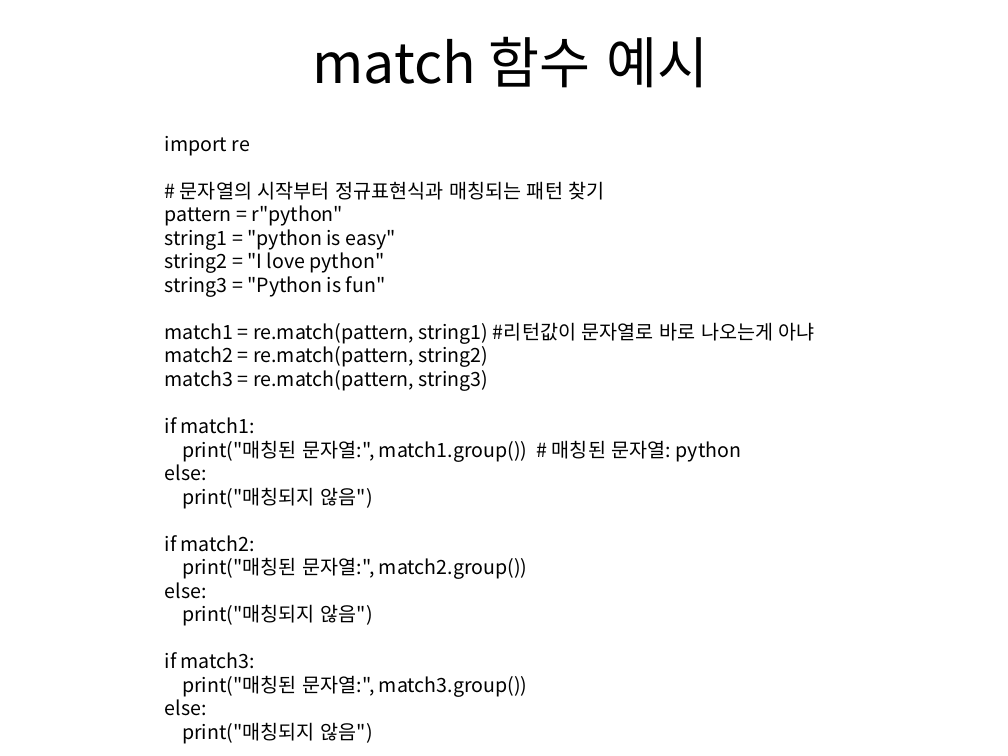
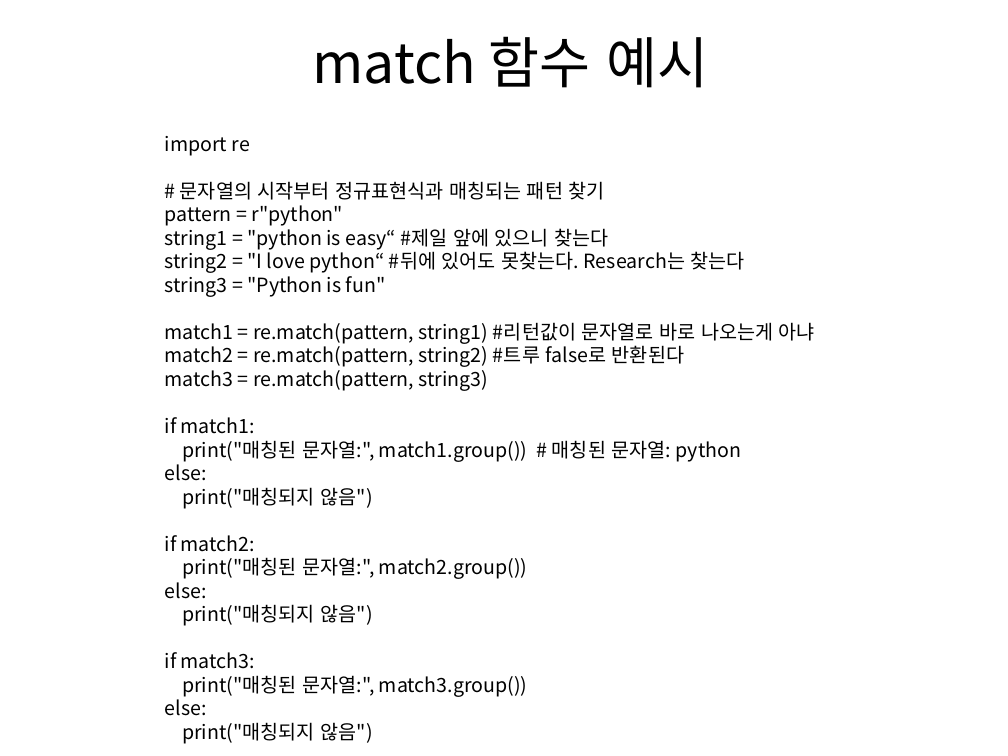
Before and after one commit to MyStraw/python, a slide deck: slide 13 of 파이썬 8.pptx. Drawn at 1008x756 pixels with LibreOffice and Linux fonts; fonts in the diff are those of the drawing. Boxes give left, top, right and bottom in pixels: in the first picture for what was removed or moved away, otherwise in the second. Text is boxed around its words. In the diff, an @@ line names an element or a change of style, - is before the commit and + after.

```diff
--- a/파이썬 8.pptx
+++ b/파이썬 8.pptx
@@ text at <box>165,225,745,273</box>: text changed @@
-string1 = "python is easy"
-string2 = "I love python"
+string1 = "python is easy“ #제일 앞에 있으니 찾는다
+string2 = "I love python“ #뒤에 있어도 못찾는다. Research는 찾는다
@@ text at <box>165,342,684,367</box>: text changed @@
-match2 = re.match(pattern, string2)
+match2 = re.match(pattern, string2) #트루 false로 반환된다
```
Also in this commit, not shown: 1 other slide changed, 1 other file.
